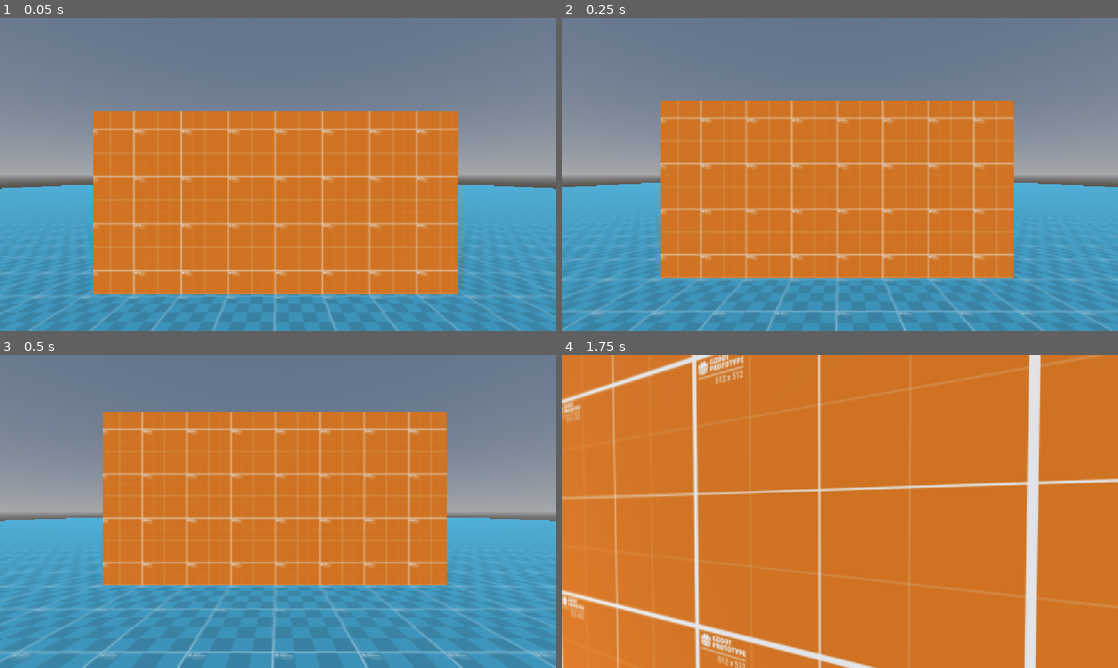
Above: before the commit, frames 1-4 (two rows, left to right).
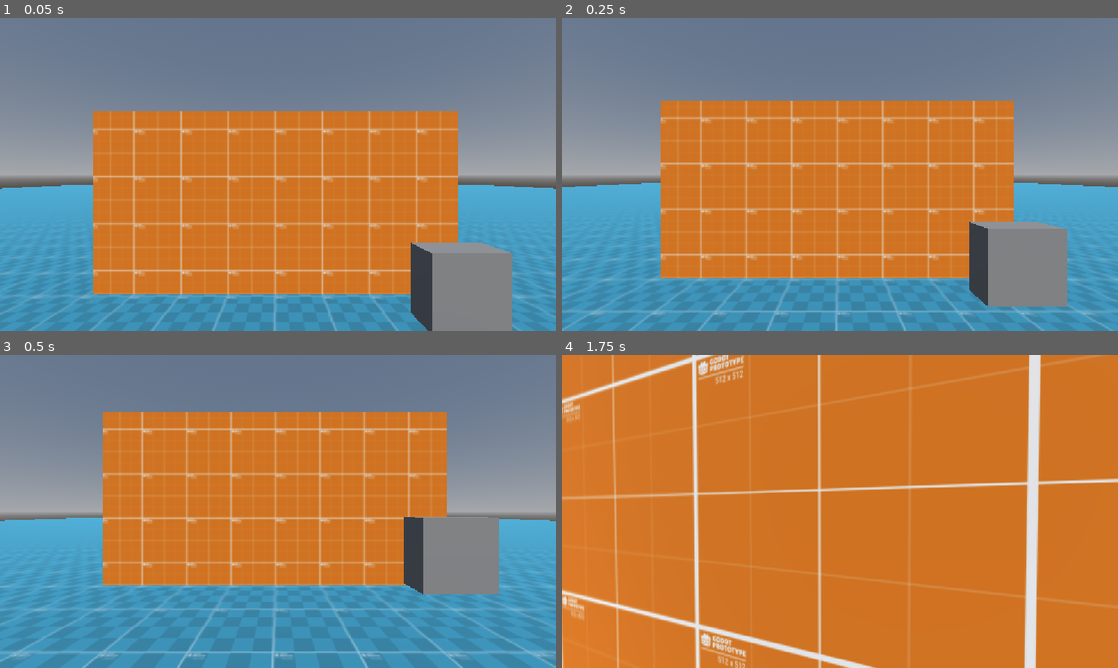
Above: after the commit, the same moments.

Repository: Raamxie/LudumDare60
Game: Godot game, scene res://scenes/main.tscn
Two runs of this game, one before a commit and one after it. Both use one fixed random seed, a clock stepped at 60 frames per second and the inputs below.
Inputs (mouse positions are in pixels of both pictures, inside the frame that each line leads up to):
- Up to frame 1 (0.05 s): no input
- Up to frame 2 (0.25 s): no input
- Up to frame 3 (0.5 s): no input
- Up to frame 4 (1.75 s): move the mouse to (867, 511) at 0.52 s; hold Shift (sprint) 0.53-1.28 s; hold W (forward) from 0.53 s (still down); tap Space (jump) at 0.77, 1.52 s; move the mouse to (812, 511) at 1.27 s; tap Shift (sprint) at 1.35 s

The runs differ from the first frame. In frame 1, 5.0% of the frame differs, in the area x 73-93%, y 71-100%; in frame 2, 4.6%; in frame 3, 4.2%; in frame 4, nothing differs.

Commit message:
Interactable object fix + main scene add

Diff:
--- a/ludum-dare-60/scenes/Interactible.tscn
+++ b/ludum-dare-60/scenes/Interactable.tscn
@@ -1,14 +1,20 @@
 [gd_scene format=3 uid="uid://c3e2rdxjy70iq"]
+
+[sub_resource type="BoxShape3D" id="BoxShape3D_g4v7s"]
+size = Vector3(1, 1, 0.39013672)
 
 [sub_resource type="CameraAttributesPractical" id="CameraAttributesPractical_g4v7s"]
 dof_blur_far_enabled = true
 dof_blur_far_distance = 1.0
 dof_blur_amount = 0.7
 
-[sub_resource type="BoxShape3D" id="BoxShape3D_g4v7s"]
-size = Vector3(1, 1, 0.39013672)
+[node name="Interactible" type="Node3D" unique_id=2132515151]
 
-[node name="Interactible" type="Node3D" unique_id=2132515151]
+[node name="StaticBody3D" type="StaticBody3D" parent="." unique_id=763253992]
+
+[node name="CollisionShape3D" type="CollisionShape3D" parent="StaticBody3D" unique_id=35544432]
+transform = Transform3D(1, 0, 0, 0, 1, 0, 0, 0, 1, 0, 0, -0.13549805)
+shape = SubResource("BoxShape3D_g4v7s")
 
 [node name="Camera3D" type="Camera3D" parent="." unique_id=869435617]
 transform = Transform3D(1, 0, 0, 0, 1, 0, 0, 0, 1, 0, 0, 1.0117536)
@@ -19,7 +25,3 @@
 [node name="CSGBox3D" type="CSGBox3D" parent="Object" unique_id=2066810541]
 transform = Transform3D(1, 0, 0, 0, 1, 0, 0, 0, 1, 0, 0, -0.13899434)
 size = Vector3(1, 1, 0.3786621)
-
-[node name="CollisionShape3D" type="CollisionShape3D" parent="Object/CSGBox3D" unique_id=35544432]
-transform = Transform3D(1, 0, 0, 0, 1, 0, 0, 0, 1, 0, 0, 0.0034962893)
-shape = SubResource("BoxShape3D_g4v7s")
--- a/ludum-dare-60/scenes/main.tscn
+++ b/ludum-dare-60/scenes/main.tscn
@@ -5,6 +5,7 @@
 [ext_resource type="Texture2D" uid="uid://cdky7ogotuuoq" path="res://addons/godot-prototype-texture/PNG/grid_512x512/grid_orange_512x512.png" id="3_tefeu"]
 [ext_resource type="Texture2D" uid="uid://deqtmshce2jpd" path="res://addons/godot-prototype-texture/PNG/grid_512x512/grid_yellow_512x512.png" id="4_o6xl0"]
 [ext_resource type="Texture2D" uid="uid://dxrlfiupdt3yu" path="res://addons/godot-prototype-texture/PNG/grid_512x512/grid_red_512x512.png" id="5_tipki"]
+[ext_resource type="PackedScene" uid="uid://c3e2rdxjy70iq" path="res://scenes/Interactable.tscn" id="6_tefeu"]
 
 [sub_resource type="StandardMaterial3D" id="StandardMaterial3D_85g3d"]
 albedo_texture = ExtResource("2_tbgi4")
@@ -71,3 +72,6 @@
 
 [node name="WorldEnvironment" type="WorldEnvironment" parent="World" unique_id=611473376]
 environment = SubResource("Environment_g4v7s")
+
+[node name="Interactible" parent="World" unique_id=2132515151 instance=ExtResource("6_tefeu")]
+transform = Transform3D(1, 0, 0, 0, 1, 0, 0, 0, 1, 2.4553132, 1.5671972, -2.3140926)
